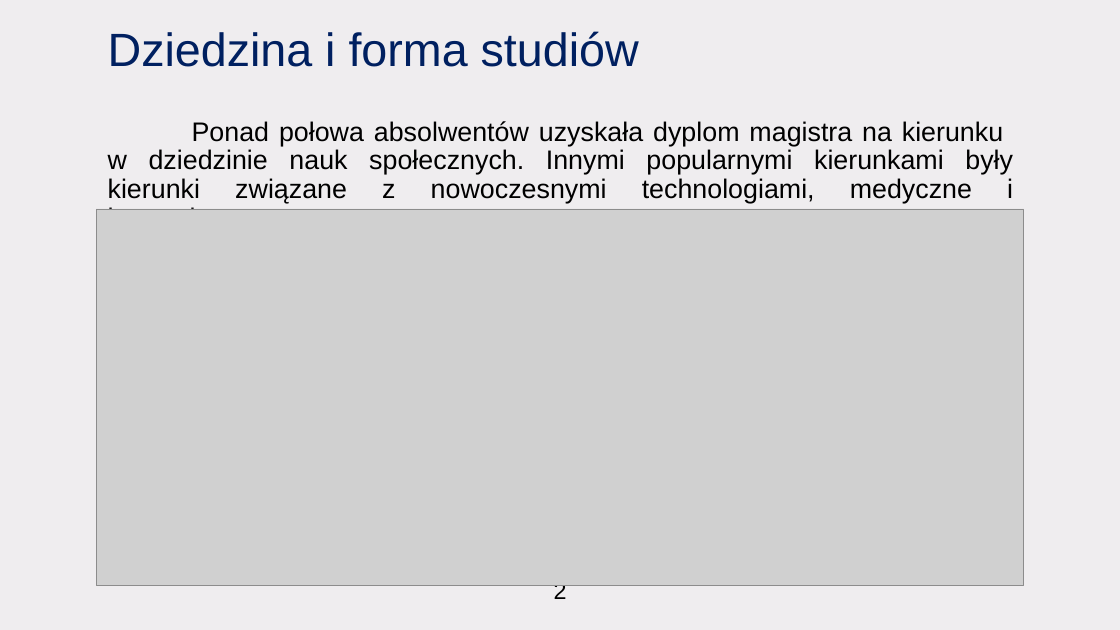
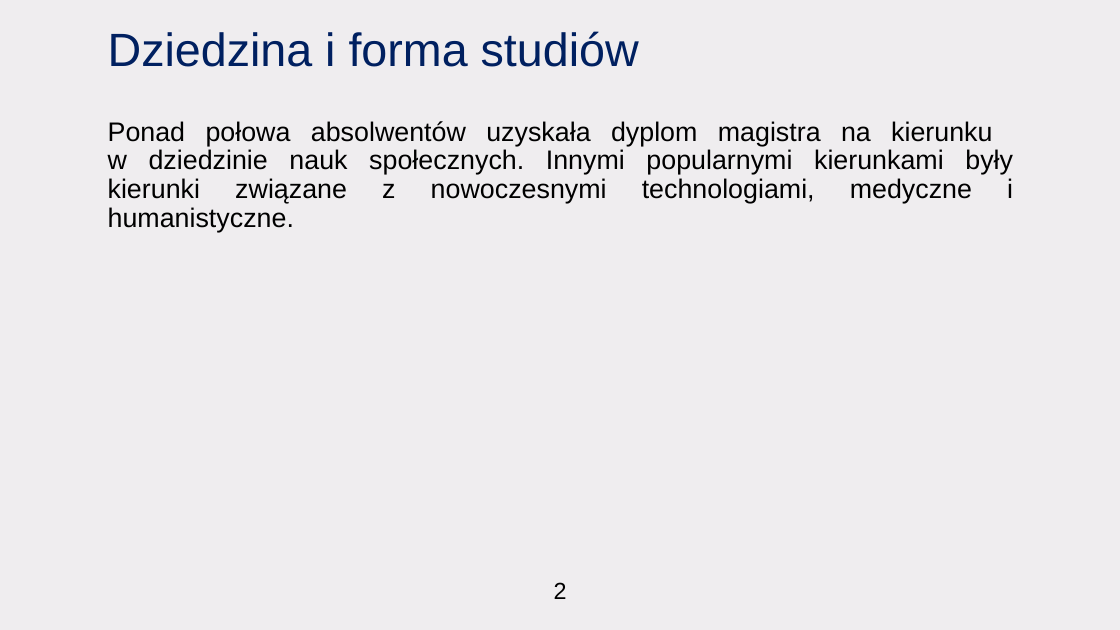
Before and after one commit to CptQuak/CasestudyGraduateEarnings, a slide deck: slide 3 of casestudy.pptx. Drawn at 1120x630 pixels with LibreOffice and Linux fonts; fonts in the diff are those of the drawing; grey boxes stand for pictures. Boxes give left, top, right and bottom in pixels: in the first picture for what was removed or moved away, otherwise in the second. Text is boxed around its words. In the diff, an @@ line names an element or a change of style, - is before the commit and + after.

```diff
--- a/casestudy.pptx
+++ b/casestudy.pptx
@@ text "Ponad połowa absolwentów uzyskała dyplom ..." rewrapped from (x1=108, y1=121, x2=1013, y2=210) to (x1=108, y1=121, x2=1013, y2=233) @@
@@ picture removed at (x1=96, y1=209, x2=1023, y2=586) @@
```
Also in this commit, not shown: 2 other slides changed, 16 other files.
